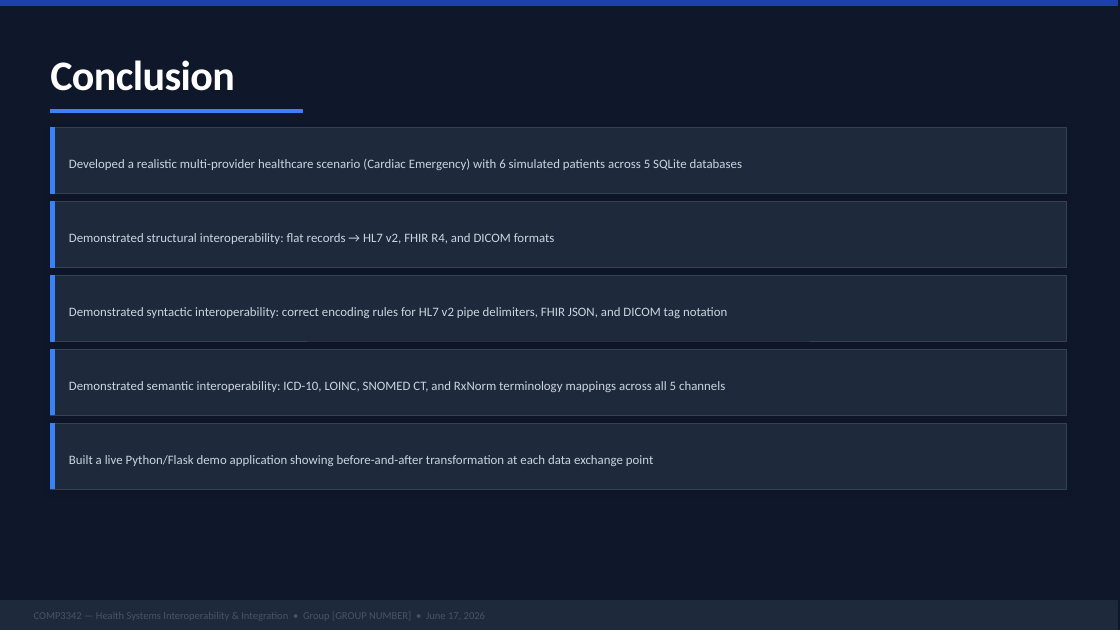
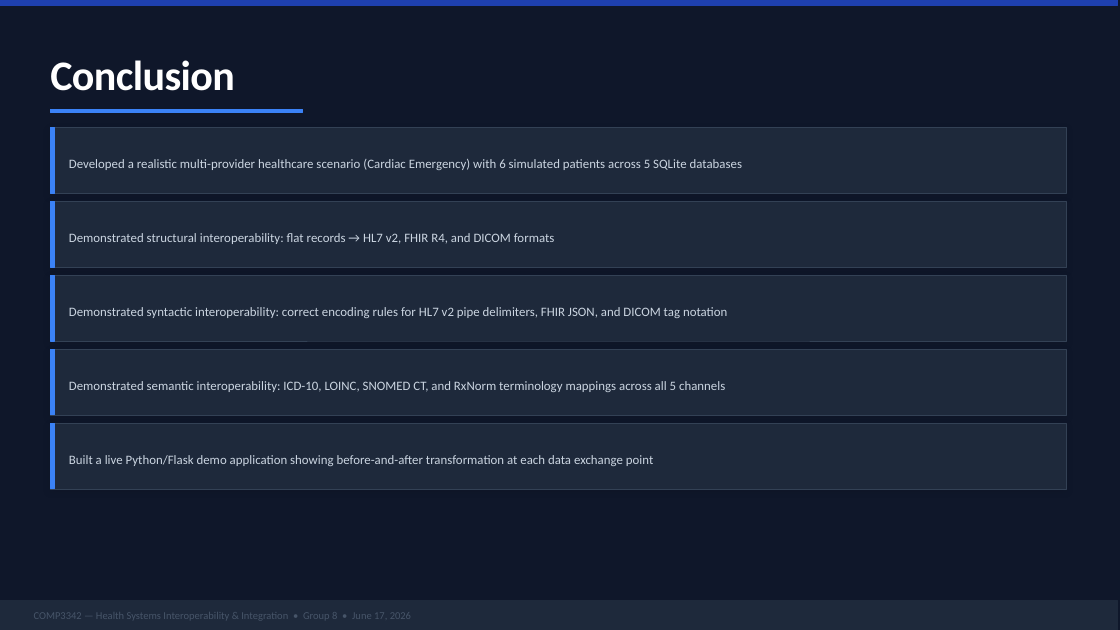
Before and after one commit to Fedo682/health-interoperability, a slide deck: slide 13 of COMP3342_Presentation.pptx. Drawn at 1120x630 pixels with LibreOffice and Linux fonts; fonts in the diff are those of the drawing. Boxes give left, top, right and bottom in pixels: in the first picture for what was removed or moved away, otherwise in the second. Text is boxed around its words. In the diff, an @@ line names an element or a change of style, - is before the commit and + after.

```diff
--- a/COMP3342_Presentation.pptx
+++ b/COMP3342_Presentation.pptx
@@ text at bbox=[34, 609, 411, 622]: text changed @@
-COMP3342 — Health Systems Interoperability & Integration • Group [GROUP NUMBER] • June 17, 2026
+COMP3342 — Health Systems Interoperability & Integration • Group 8 • June 17, 2026
```
Also in this commit, not shown: 1 other slide changed, 2 other files.
